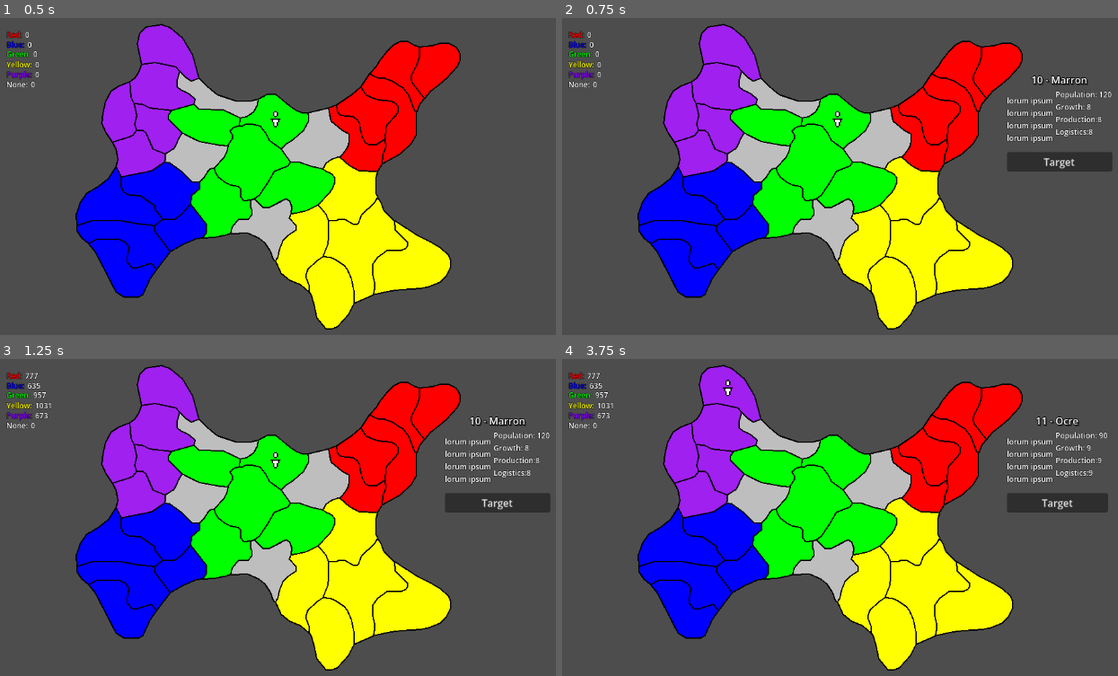
Above: before the commit, frames 1-4 (two rows, left to right).
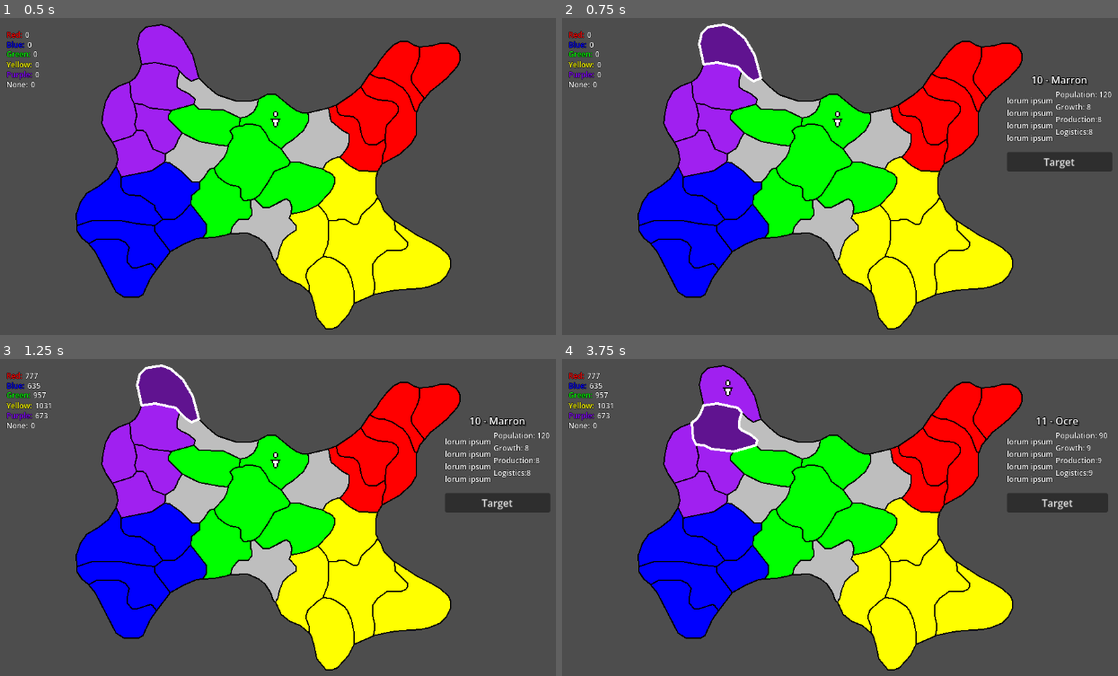
Above: after the commit, the same moments.

Repository: joshuaculver/ChronoRetract
Game: Godot game, scene res://prefabs/main.tscn
Two runs of this game, one before a commit and one after it. Both use one fixed random seed, a clock stepped at 60 frames per second and the inputs below.
Inputs (mouse positions are in pixels of both pictures, inside the frame that each line leads up to):
- Up to frame 1 (0.5 s): no input
- Up to frame 2 (0.75 s): tap Enter at 0.5 s; move the mouse to (728, 46) at 0.52 s; click (728, 46) at 0.67 s
- Up to frame 3 (1.25 s): no input
- Up to frame 4 (3.75 s): click "Target" at 1.25 s; click "Target" at 2 s; click "Target" at 2.75 s; tap Space at 3.5 s; move the mouse to (717, 428) at 3.52 s; click (717, 428) at 3.67 s

Frame 1 is identical in both runs. In frame 2, 1.3% of the frame differs, in the area x 24-37%, y 1-21%; in frame 3, 1.3%; in frame 4, 1.4%, in the area x 23-36%, y 13-30%.

Commit message:
Added mouse hover visuals and selected visuals for regions

Diff:
--- a/prefabs/region.tscn
+++ b/prefabs/region.tscn
@@ -24,3 +24,5 @@
 round_precision = 16
 
 [connection signal="input_event" from="." to="." method="_on_input_event"]
+[connection signal="mouse_entered" from="." to="." method="_on_mouse_entered"]
+[connection signal="mouse_exited" from="." to="." method="_on_mouse_exited"]
--- a/scripts/managers/regionManager.gd
+++ b/scripts/managers/regionManager.gd
@@ -29,6 +29,9 @@
 
 ##Called by signal of regions when region is clicked
 func regionSelected(ID) -> void:
+	if selectedRegion != null:
+		selectedRegion.selected(false)
+
 	var newRegion = regionDict[ID]
 	if selectedRegion != null && newRegion == selectedRegion:
 			managers.UImanager.regionSelected(null)
@@ -36,6 +39,7 @@
 			print("Selected none")
 	else:
 		selectedRegion = newRegion
+		newRegion.selected(true)
 		managers.UImanager.regionSelected(selectedRegion)
 		print("selected: " + str(selectedRegion.ID))
 
--- a/scripts/regionArea.gd
+++ b/scripts/regionArea.gd
@@ -12,9 +12,11 @@
 
 @export var graphPos : Vector2
 
-@onready var graphic : Polygon2D = get_node("Polygon2D")
-@onready var collider : CollisionPolygon2D = get_node("CollisionPolygon2D")
-@onready var outline : Line2D = get_node("Line2D")
+@onready var visual: Polygon2D = $Polygon2D
+@onready var collider : CollisionPolygon2D = $CollisionPolygon2D
+@onready var outline : Line2D = $Line2D
+
+@onready var defVisual : Polygon2D
 
 var ticksToChange : int = 10
 
@@ -40,8 +42,6 @@
 	"logistics":1.7,
 }
 
-@onready var visual: Polygon2D = $Polygon2D
-
 signal selectedRegion
 
 func _ready():
@@ -50,9 +50,12 @@
 	statUpgrades["production"] = stats["production"]
 	statUpgrades["logistics"] = stats["logistics"]
 
-	var polyShape = graphic.polygon
+	var polyShape = visual.polygon
 	collider.polygon = polyShape
 	outline.points = polyShape
+
+	defVisual = Polygon2D.new()
+	defVisual.polygon = polyShape
 
 ##For future pathfinding stuff:
 ##Astar2D. Can create graph of nodes. Assign regions to vector2 positions on said graph
@@ -103,3 +106,20 @@
 
 func removeUnit(unit : Unit) -> void:
 	units.erase(unit)
+
+func _on_mouse_entered() -> void:
+	defVisual.color = visual.color
+	visual.color = visual.color.darkened(0.4)
+
+func _on_mouse_exited() -> void:
+	visual.color = defVisual.color
+
+func selected(input : bool):
+	if input:
+		z_index = 1
+		outline.default_color = Color.WHITE
+		outline.width = 4.0
+	else:
+		z_index = 0
+		outline.default_color = Color.BLACK
+		outline.width = 2.0
